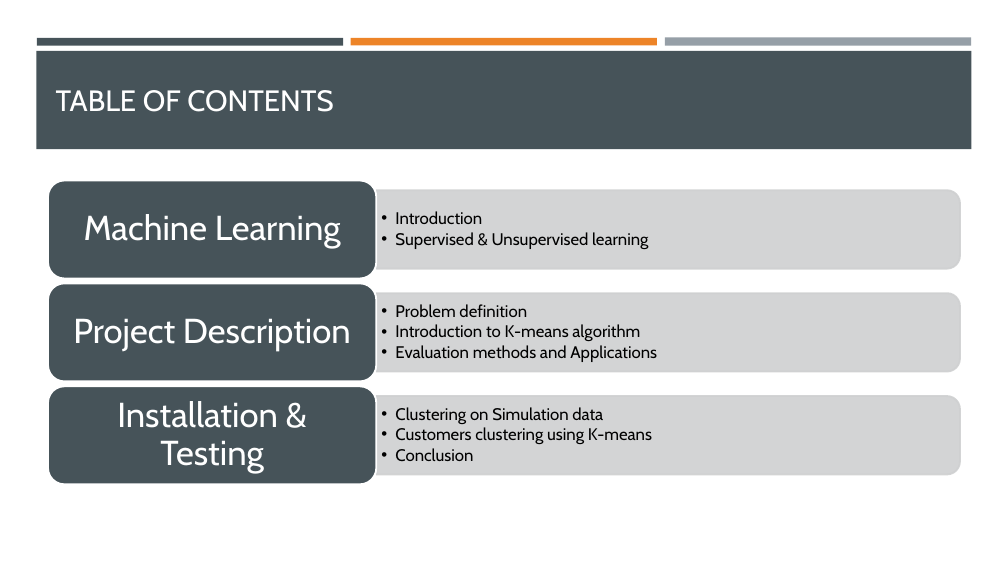
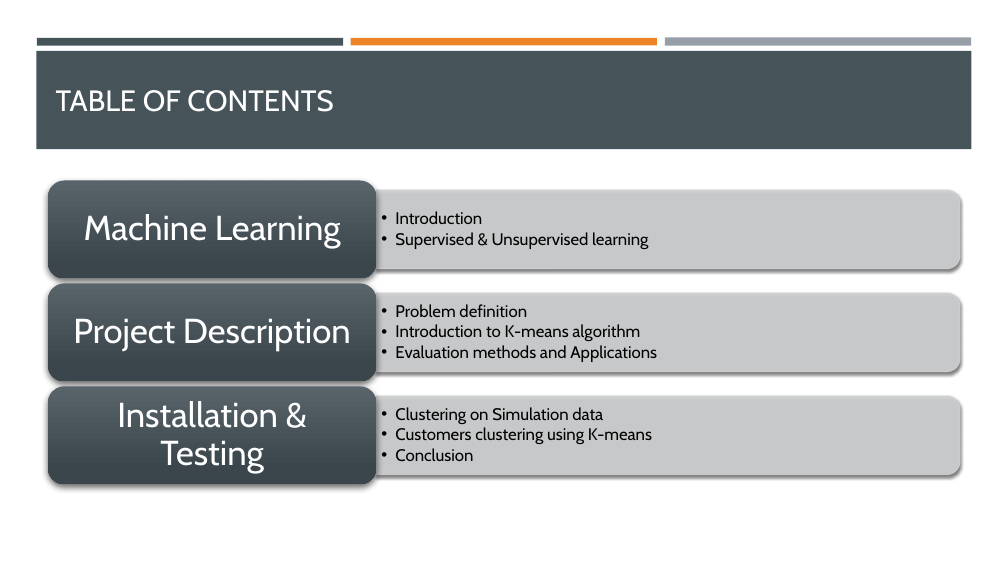
Before and after one commit to 1b0000mer/K-means-clustering, a slide deck: slide 2 of documents/Data clustering with k-means algorithm.pptx. Drawn at 1008x567 pixels with LibreOffice and Linux fonts; fonts in the diff are those of the drawing. Boxes give left, top, right and bottom in pixels: in the first picture for what was removed or moved away, otherwise in the second. Text is boxed around its words. In the diff, an @@ line names an element or a change of style, - is before the commit and + after.

```diff
--- a/documents/Data clustering with k-means algorithm.pptx
+++ b/documents/Data clustering with k-means algorithm.pptx
@@ fill #465359 to gradient #58646A to #3B464B; outline #FFFFFF 1.75 pt to none; shadow on in 3 elements at [48,181,377,279], [48,284,377,382], [48,386,377,485] @@
@@ outline #CFD1D1 1.75 pt to #CFD1D1 1 pt; shadow on in 3 elements at [377,191,960,269], [377,293,960,372], [377,396,960,475] @@
```
Also in this commit, not shown: 9 other slides changed, 3 slides added, 23 other files.
